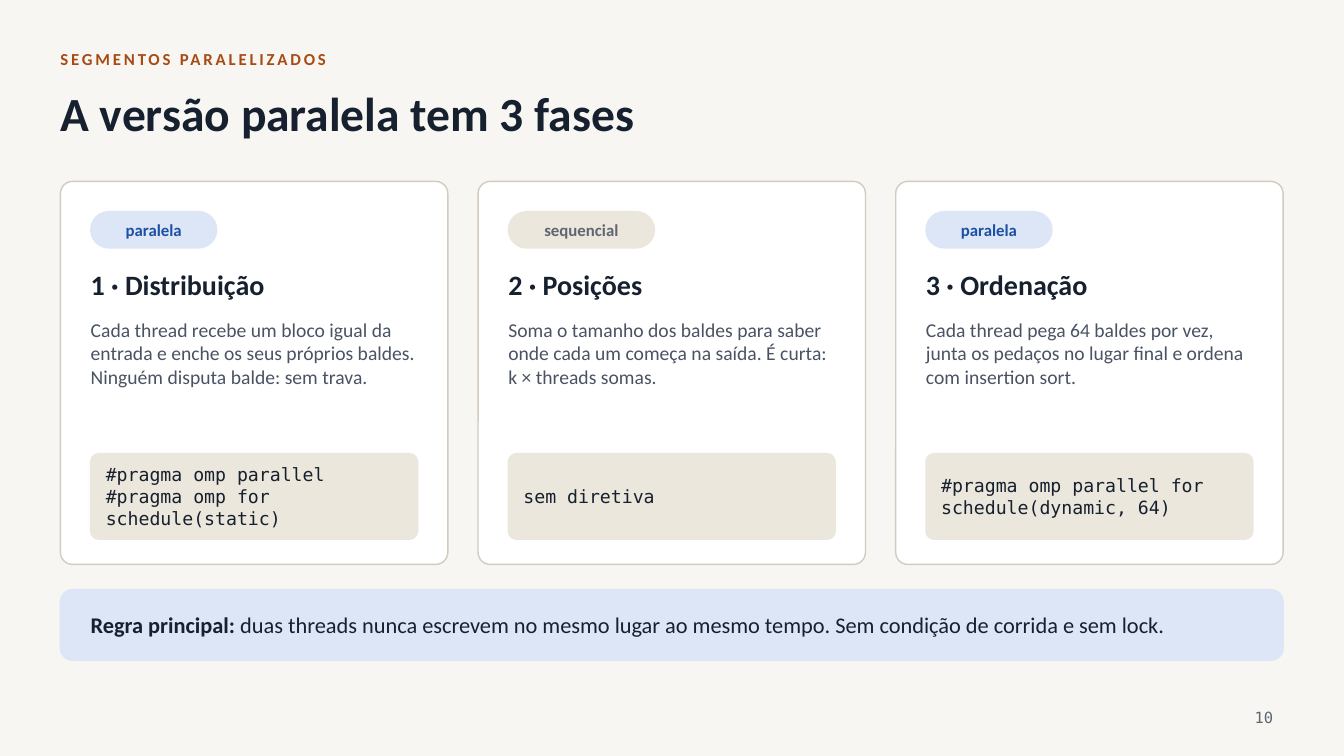
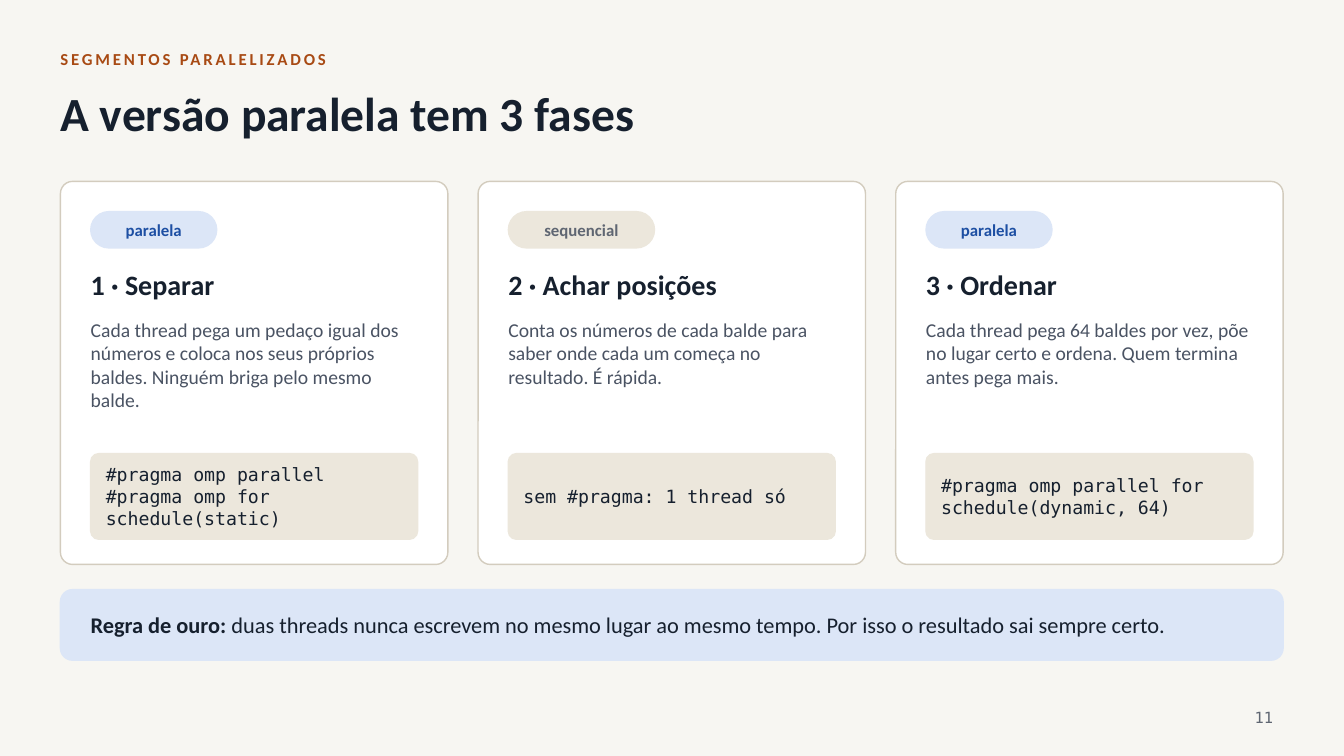
Before and after one commit to Dev2MundialMix/m3_1_bucket_sort, a slide deck: slide 11 of apresentacao/bucket_sort_openmp.pptx (slide 10 before the commit). Drawn at 1344x756 pixels with LibreOffice and Linux fonts; fonts in the diff are those of the drawing. Boxes give left, top, right and bottom in pixels: in the first picture for what was removed or moved away, otherwise in the second. Text is boxed around its words. In the diff, an @@ line names an element or a change of style, - is before the commit and + after.

```diff
--- a/apresentacao/bucket_sort_openmp.pptx
+++ b/apresentacao/bucket_sort_openmp.pptx
@@ text at [91,276,214,300]: text changed @@
-1 · Distribuição
+1 · Separar
@@ text at [508,275,716,300]: text changed @@
-2 · Posições
+2 · Achar posições
@@ text at [926,275,1057,296]: text changed @@
-3 · Ordenação
+3 · Ordenar
@@ text at [91,323,398,407]: text changed @@
-Cada thread recebe um bloco igual da entrada e enche os seus próprios baldes. Ninguém disputa balde: sem trava.
+Cada thread pega um pedaço igual dos números e coloca nos seus próprios baldes. Ninguém briga pelo mesmo balde.
@@ text at [508,323,808,387]: text changed @@
-Soma o tamanho dos baldes para saber onde cada um começa na saída. É curta: k × threads somas.
+Conta os números de cada balde para saber onde cada um começa no resultado. É rápida.
@@ text at [926,323,1248,388]: text changed @@
-Cada thread pega 64 baldes por vez, junta os pedaços no lugar final e ordena com insertion sort.
+Cada thread pega 64 baldes por vez, põe no lugar certo e ordena. Quem termina antes pega mais.
@@ text at [523,489,786,507]: text changed @@
-sem diretiva
+sem #pragma: 1 thread só
@@ text at [91,617,1165,637]: text changed @@
-Regra principal: duas threads nunca escrevem no mesmo lugar ao mesmo tempo. Sem condição de corrida e sem lock.
+Regra de ouro: duas threads nunca escrevem no mesmo lugar ao mesmo tempo. Por isso o resultado sai sempre certo.
@@ page number at [1255,712,1274,723]: text changed @@
-10
+11
```
Also in this commit, not shown: 16 other slides changed, 3 slides added, 1 other file.
